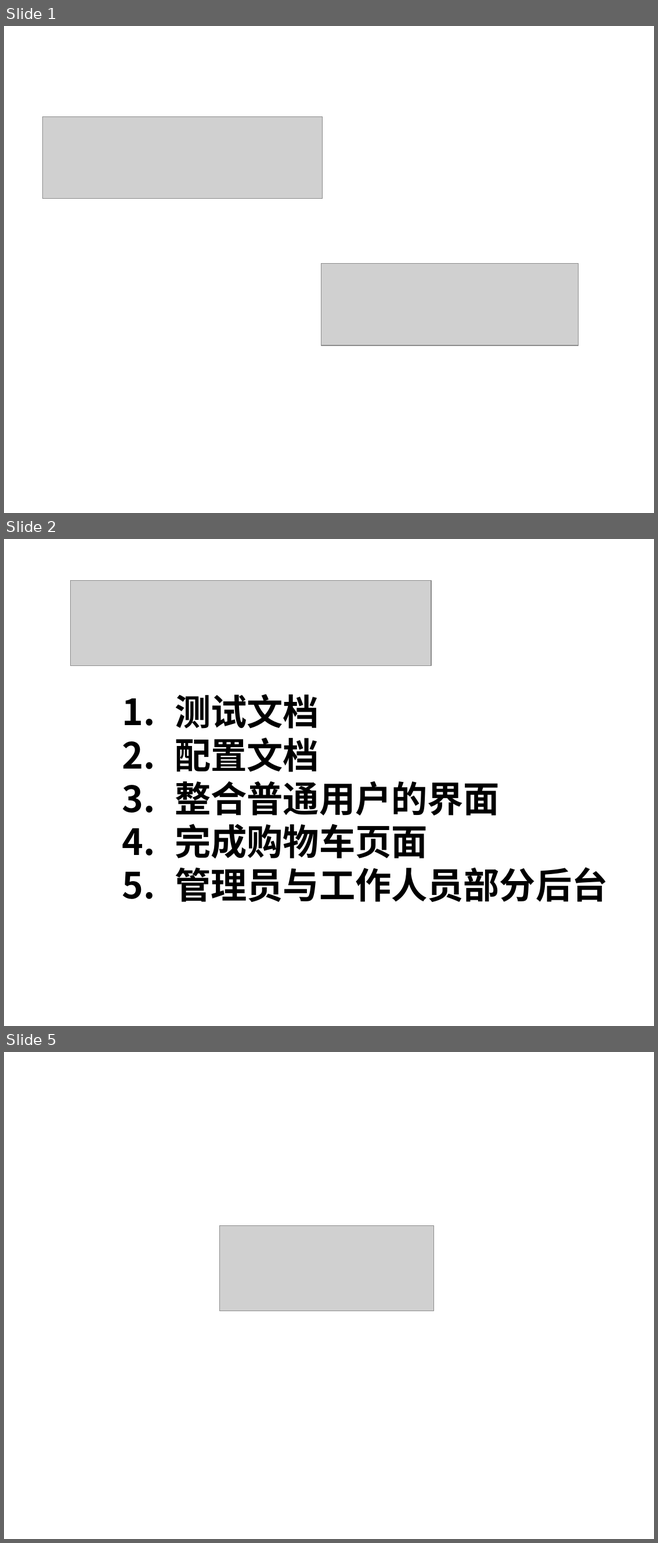
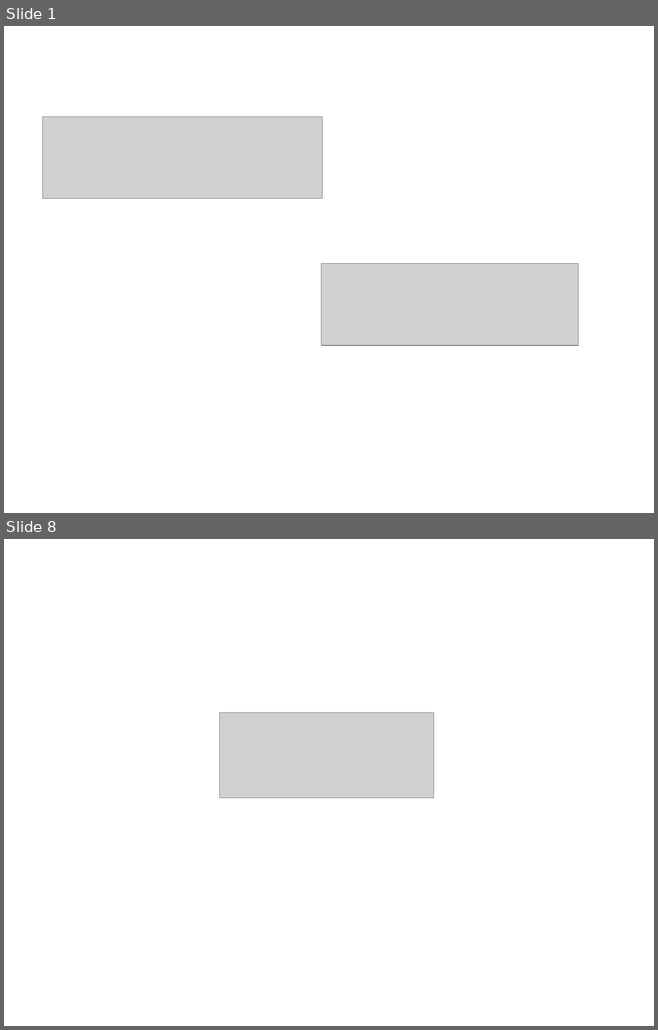
Before and after one commit to yaxing/sherry-forus, a slide deck: 项目相关文档/Sherry/项目监控/项目进展报告/项目报告_2009-12-03_Forus.ppt. Shown one above the other, each under a label of ours: slides 1, 2 and 5 before the commit, slides 1 and 8 after it; the slides between them are not shown. The pictures are 658x1543 and 658x1030 pixels, drawn with LibreOffice and Linux fonts; fonts in the diff are those of the drawing; grey boxes stand for pictures; background and template pictures are left out. Boxes give left, top, right and bottom in pixels: in the first picture for what was removed or moved away, otherwise in the second. Text is boxed around its words. In the diff, an @@ line names an element or a change of style, - is before the commit and + after.

```diff
--- a/项目相关文档/Sherry/项目监控/项目进展报告/项目报告_2009-12-03_Forus.ppt
+++ b/项目相关文档/Sherry/项目监控/项目进展报告/项目报告_2009-12-03_Forus.ppt
@@ slide 2 removed at <box>4,539,654,1026</box>, background picture (left out) @@
@@ picture removed at <box>70,581,431,665</box> @@
@@ text removed at <box>175,694,608,902</box> @@
-1. 测试文档
-2. 配置文档
-3. 整合普通用户的界面
-4. 完成购物车页面
-5. 管理员与工作人员部分后台
@@ what was slide 5 is now slide 8 @@
```
Also in this commit, not shown: 2 slides changed, 4 slides added.
